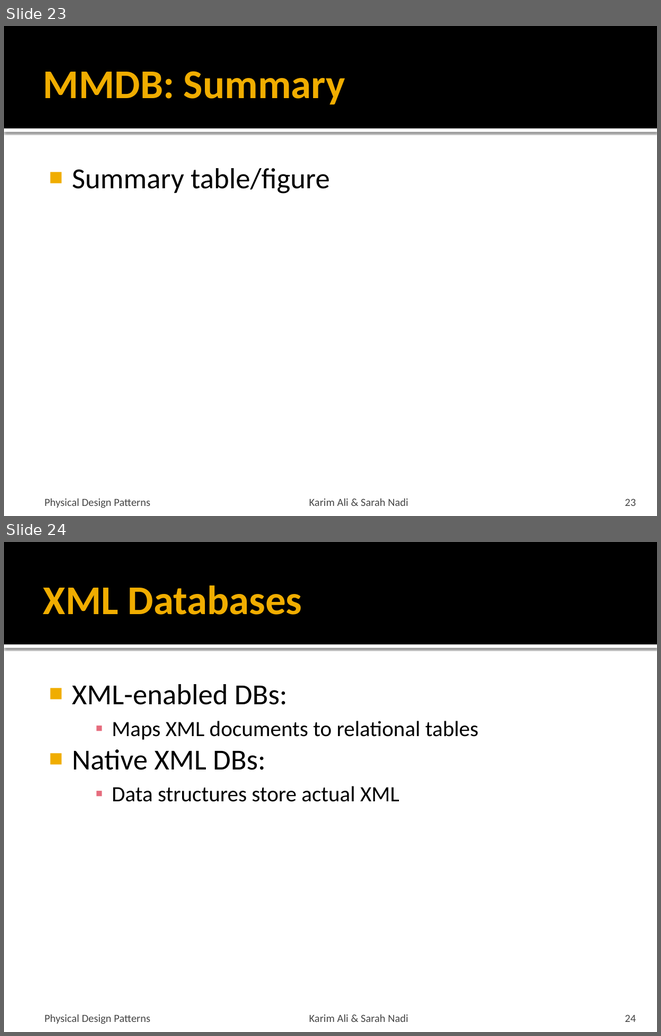
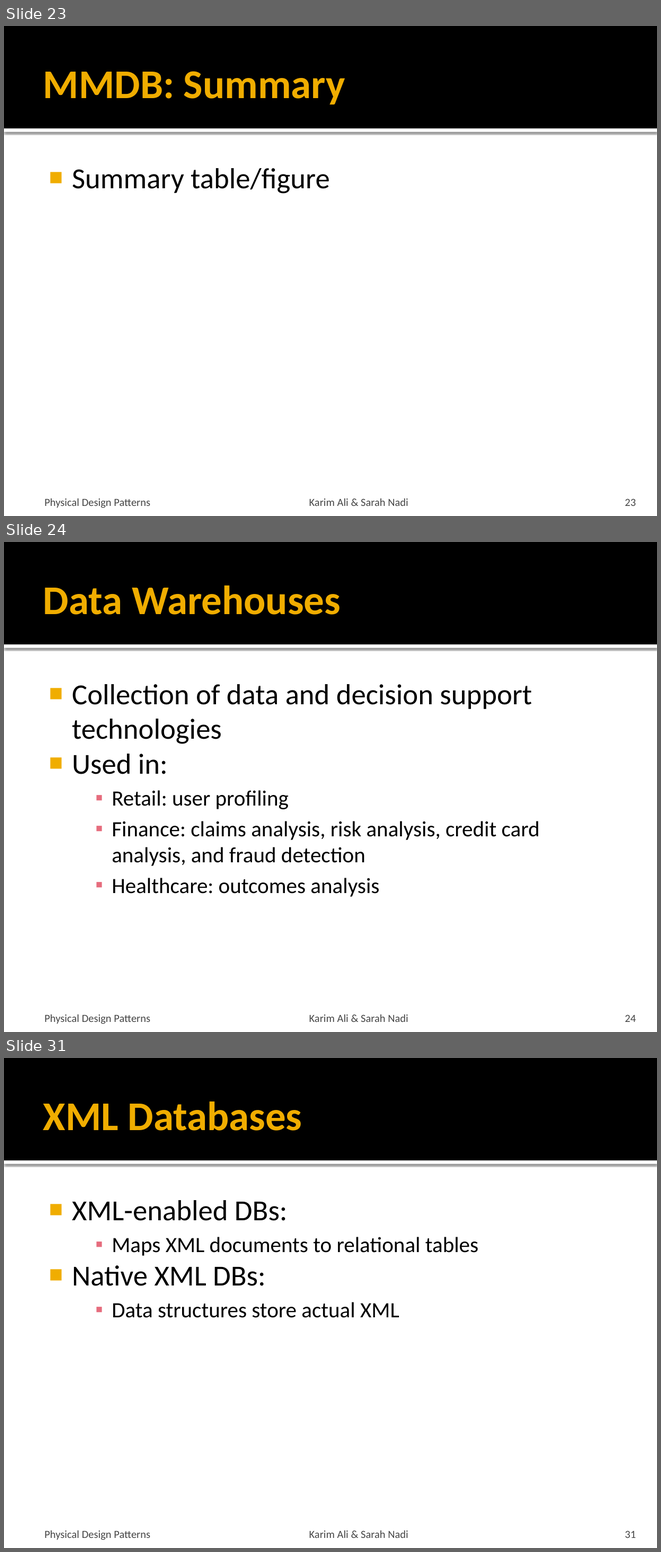
Before and after one commit to snadi/cs848-db, a slide deck: cs848-db/PhysDesignPres.pptx. Shown one above the other, each under a label of ours: slides 23 and 24 before the commit, slides 23, 24 and 31 after it; the slides between them are not shown. The pictures are 661x1036 and 661x1552 pixels, drawn with LibreOffice and Linux fonts; fonts in the diff are those of the drawing. Boxes give left, top, right and bottom in pixels: in the first picture for what was removed or moved away, otherwise in the second. Text is boxed around its words. In the diff, an @@ line names an element or a change of style, - is before the commit and + after.

```diff
--- a/cs848-db/PhysDesignPres.pptx
+++ b/cs848-db/PhysDesignPres.pptx
@@ slide 24 added at [4,542,657,1032], background #FFFFFF; not listed: 2 template elements that a slide beside it also shows @@
@@ title added at [43,585,341,615], 45 pt, text #F0AD00, bold @@
+Data Warehouses
@@ text added at [72,684,540,897], 24 pt, text #000000 @@
+■ Collection of data and decision support technologies
+■ Used in:
+    ▪ Retail: user profiling
+    ▪ Finance: claims analysis, risk analysis, credit card analysis, and fraud detection
+    ▪ Healthcare: outcomes analysis
@@ text added at [44,1014,150,1024], 12 pt, text #454545 @@
+Physical Design Patterns
@@ text added at [309,1014,408,1022], 12 pt, text #454545 @@
+Karim Ali & Sarah Nadi
@@ page number added at [625,1014,636,1022], 12 pt, text #454545 @@
+24
@@ what was slide 24 is now slide 31 @@
@@ page number at [625,1530,636,1538]: text changed @@
-24
+31
```
Also in this commit, not shown: 1 slide changed, 6 other slides added.
